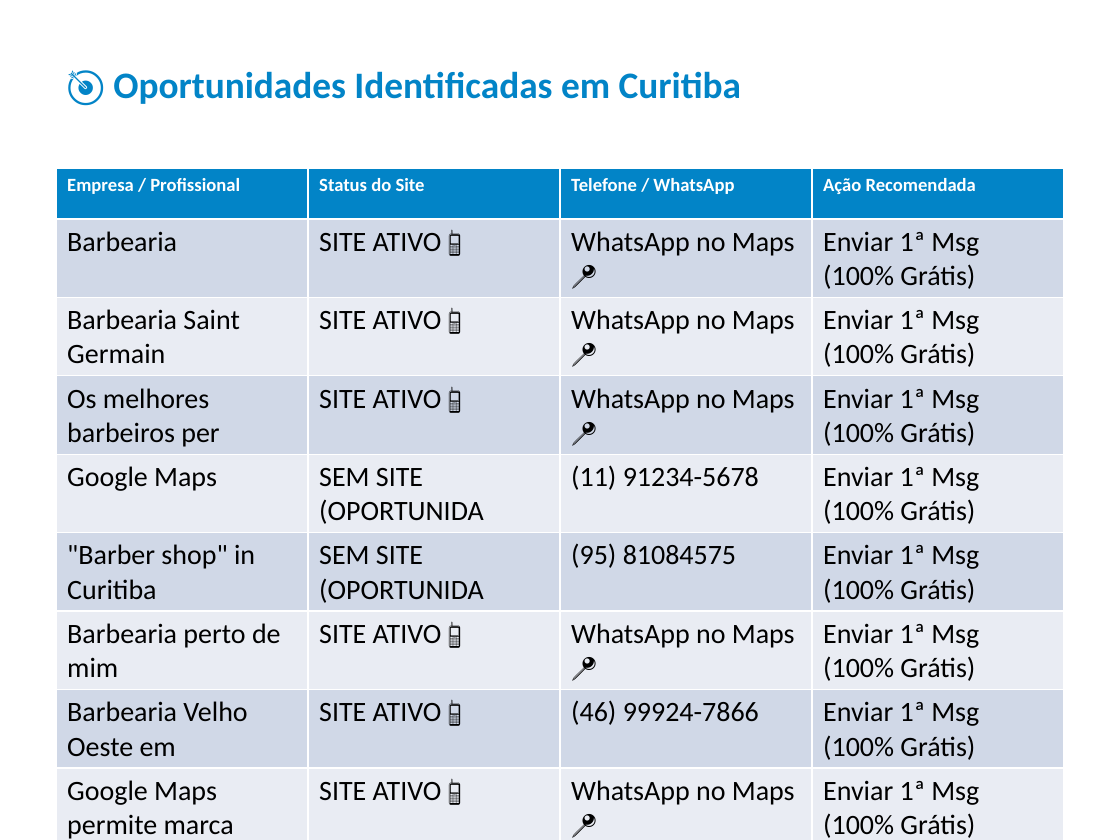
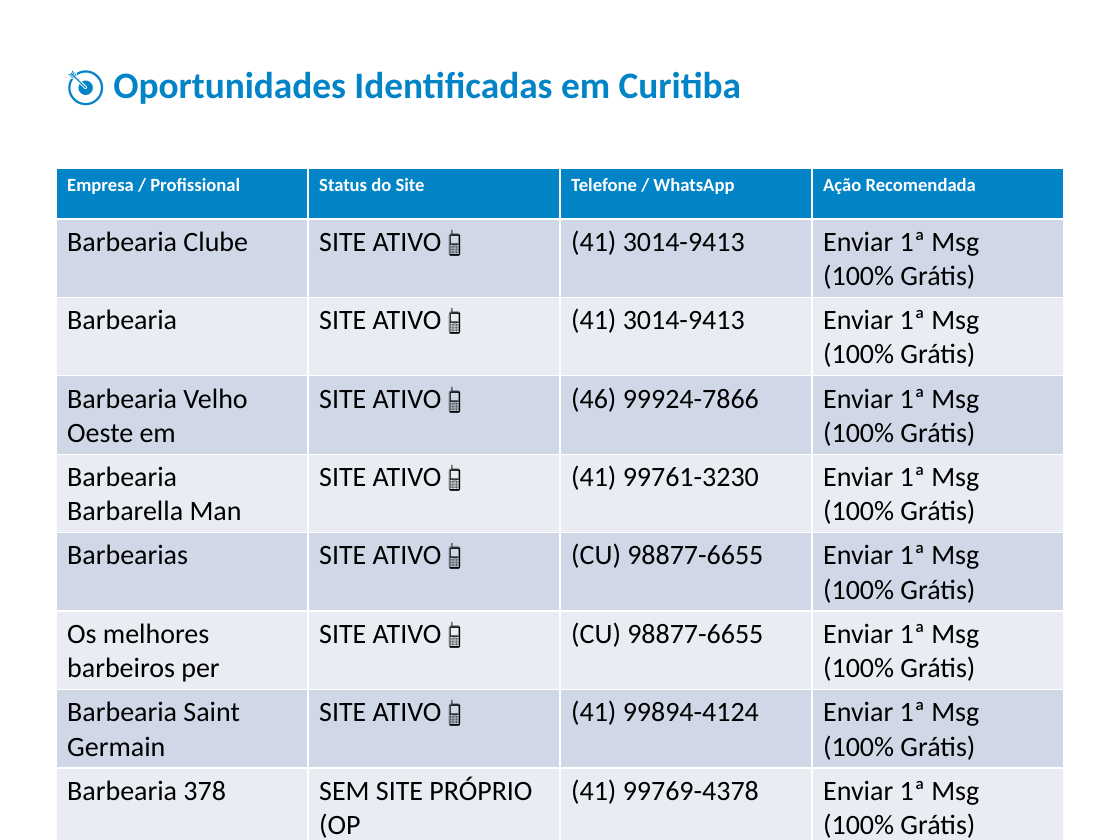
Before and after one commit to jaop2158-sketch/webfy-leads, a slide deck: slide 2 of relatorio_barbearia_curitiba.pptx. Drawn at 1120x840 pixels with LibreOffice and Linux fonts; fonts in the diff are those of the drawing. Boxes give left, top, right and bottom in pixels: in the first picture for what was removed or moved away, otherwise in the second. Text is boxed around its words. In the diff, an @@ line names an element or a change of style, - is before the commit and + after.

```diff
--- a/relatorio_barbearia_curitiba.pptx
+++ b/relatorio_barbearia_curitiba.pptx
@@ table at (x1=56, y1=168, x2=1064, y2=840) @@
-row 2: Barbearia | SITE ATIVO 📱 | WhatsApp no Maps 📍 | Enviar 1ª Msg (100% Grátis)
-row 3: Barbearia Saint Germain | SITE ATIVO 📱 | WhatsApp no Maps 📍 | Enviar 1ª Msg (100% Grátis)
-row 4: Os melhores barbeiros per | SITE ATIVO 📱 | WhatsApp no Maps 📍 | Enviar 1ª Msg (100% Grátis)
-row 5: Google Maps | SEM SITE (OPORTUNIDA | (11) 91234-5678 | Enviar 1ª Msg (100% Grátis)
-row 6: "Barber shop" in Curitiba | SEM SITE (OPORTUNIDA | (95) 81084575 | Enviar 1ª Msg (100% Grátis)
-row 7: Barbearia perto de mim | SITE ATIVO 📱 | WhatsApp no Maps 📍 | Enviar 1ª Msg (100% Grátis)
+row 2: Barbearia Clube | SITE ATIVO 📱 | (41) 3014-9413 | Enviar 1ª Msg (100% Grátis)
+row 3: Barbearia | SITE ATIVO 📱 | (41) 3014-9413 | Enviar 1ª Msg (100% Grátis)
-row 9: Google Maps permite marca | SITE ATIVO 📱 | WhatsApp no Maps 📍 | Enviar 1ª Msg (100% Grátis)
-row 10: Como agendar salo de bele | SITE ATIVO 📱 | WhatsApp no Maps 📍 | Enviar 1ª Msg (100% Grátis)
+row 6: Barbearias | SITE ATIVO 📱 | (CU) 98877-6655 | Enviar 1ª Msg (100% Grátis)
+row 7: Os melhores barbeiros per | SITE ATIVO 📱 | (CU) 98877-6655 | Enviar 1ª Msg (100% Grátis)
+row 8: Barbearia Saint Germain | SITE ATIVO 📱 | (41) 99894-4124 | Enviar 1ª Msg (100% Grátis)
+row 9: Barbearia 378 | SEM SITE PRÓPRIO (OP | (41) 99769-4378 | Enviar 1ª Msg (100% Grátis)
+row 10: Porto | SITE ATIVO 📱 | (41) 99979-3362 | Enviar 1ª Msg (100% Grátis)
+row 11: BARBER TOWN | SITE ATIVO 📱 | (CU) 98877-6655 | Enviar 1ª Msg (100% Grátis)
```
Also in this commit, not shown: 9 other files.
